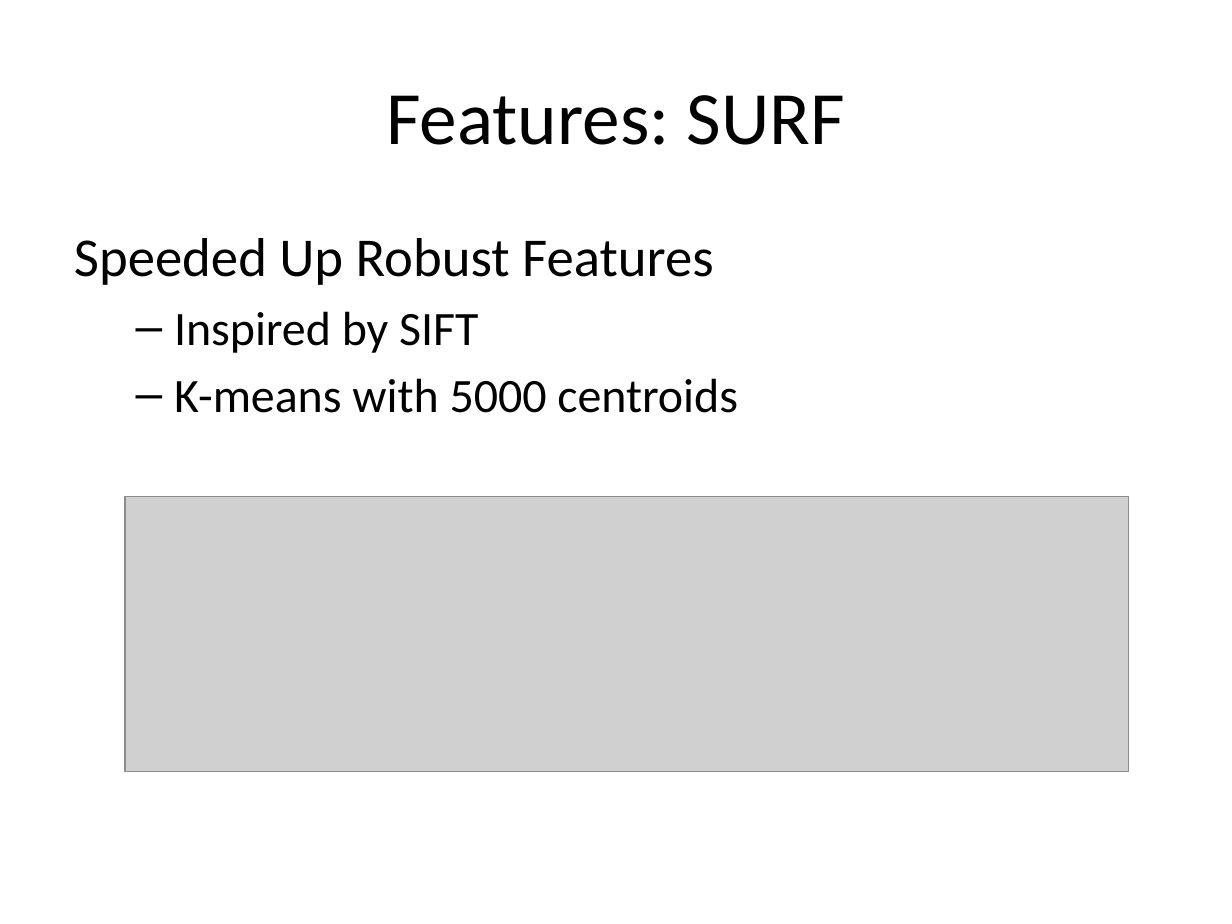
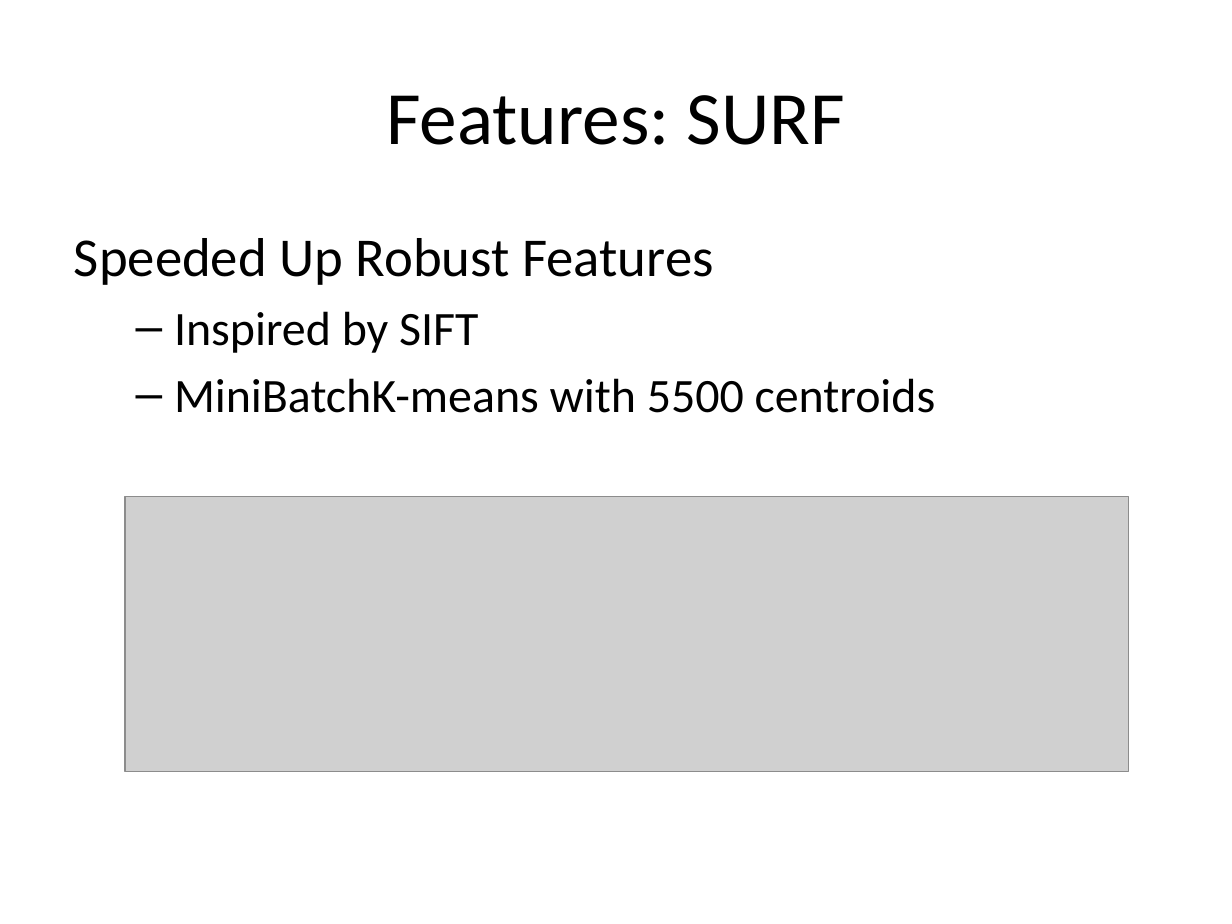
Before and after one commit to TZstatsADS/Fall2016-proj3-grp1, a slide deck: slide 3 of doc/Image Presentation.pptx. Drawn at 1232x924 pixels with LibreOffice and Linux fonts; fonts in the diff are those of the drawing; grey boxes stand for pictures. Boxes give left, top, right and bottom in pixels: in the first picture for what was removed or moved away, otherwise in the second. Text is boxed around its words. In the diff, an @@ line names an element or a change of style, - is before the commit and + after.

```diff
--- a/doc/Image Presentation.pptx
+++ b/doc/Image Presentation.pptx
@@ text at (174,378,936,413): text changed @@
-  – K-means with 5000 centroids
+  – MiniBatchK-means with 5500 centroids
```
Also in this commit, not shown: 1 other slide changed.
